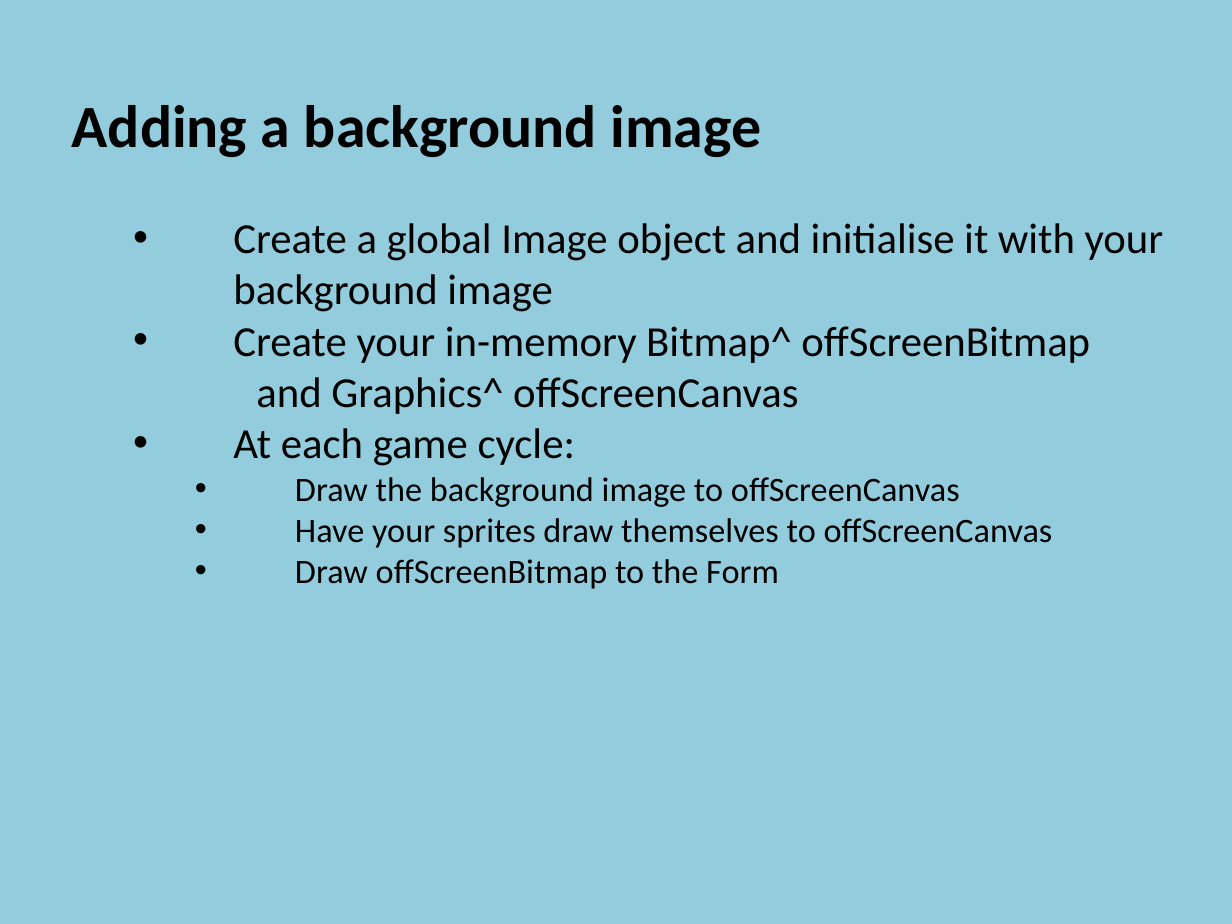
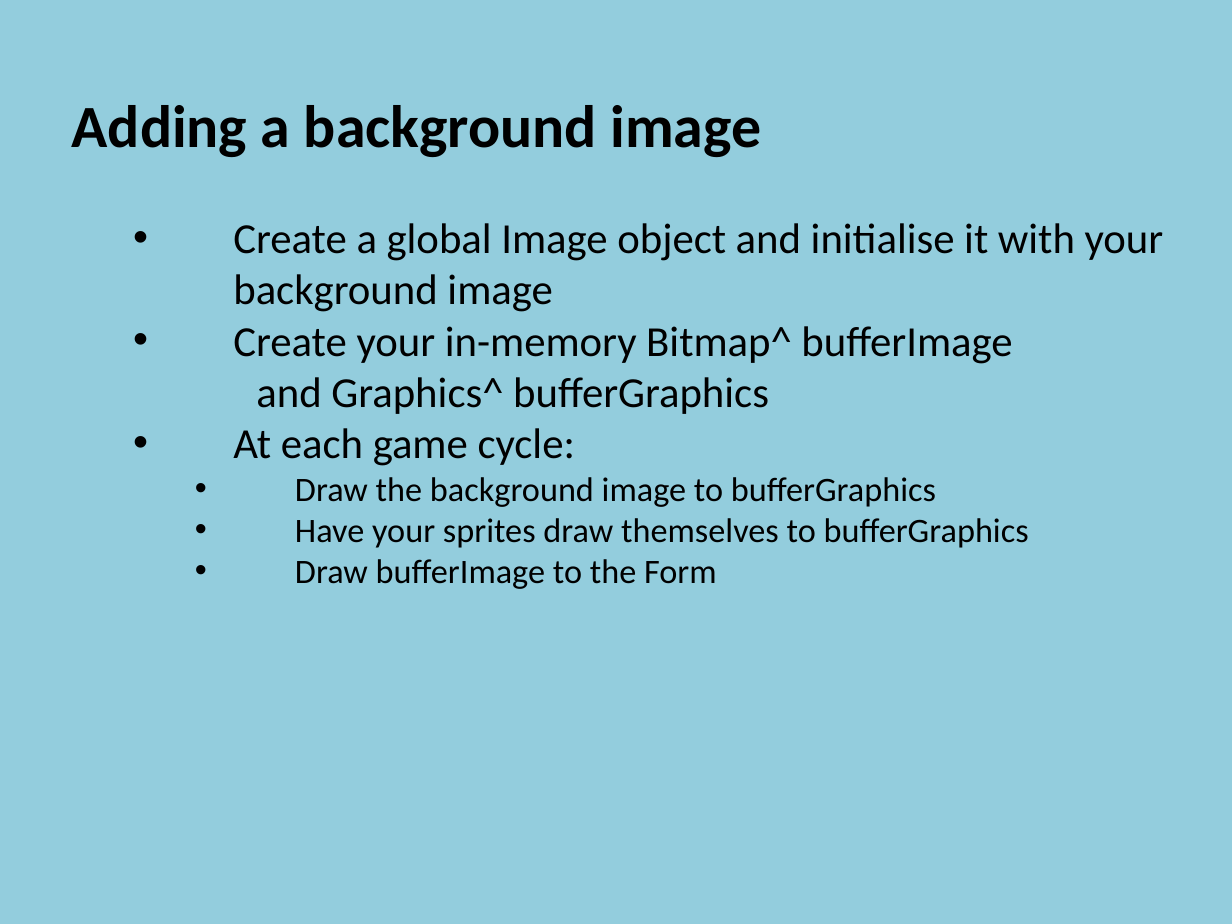
Before and after one commit to szetko/course-materials, a slide deck: slide 5 of Programming 4/04.2 Double Buffering/04.2 Double Buffering.pptx. Drawn at 1232x924 pixels with LibreOffice and Linux fonts; fonts in the diff are those of the drawing. Boxes give left, top, right and bottom in pixels: in the first picture for what was removed or moved away, otherwise in the second. Text is boxed around its words. In the diff, an @@ line names an element or a change of style, - is before the commit and + after.

Commit message:
Update 4.2 Double Buffering

```diff
--- a/Programming 4/04.2 Double Buffering/04.2 Double Buffering.pptx
+++ b/Programming 4/04.2 Double Buffering/04.2 Double Buffering.pptx
@@ text at <box>233,326,1012,414</box>: text changed @@
-    • Create your in-memory Bitmap^ offScreenBitmap
-    and Graphics^ offScreenCanvas
+    • Create your in-memory Bitmap^ bufferImage
+    and Graphics^ bufferGraphics
@@ text at <box>295,477,1029,589</box>: text changed @@
-      • Draw the background image to offScreenCanvas
-      • Have your sprites draw themselves to offScreenCanvas
-      • Draw offScreenBitmap to the Form
+      • Draw the background image to bufferGraphics
+      • Have your sprites draw themselves to bufferGraphics
+      • Draw bufferImage to the Form
```
